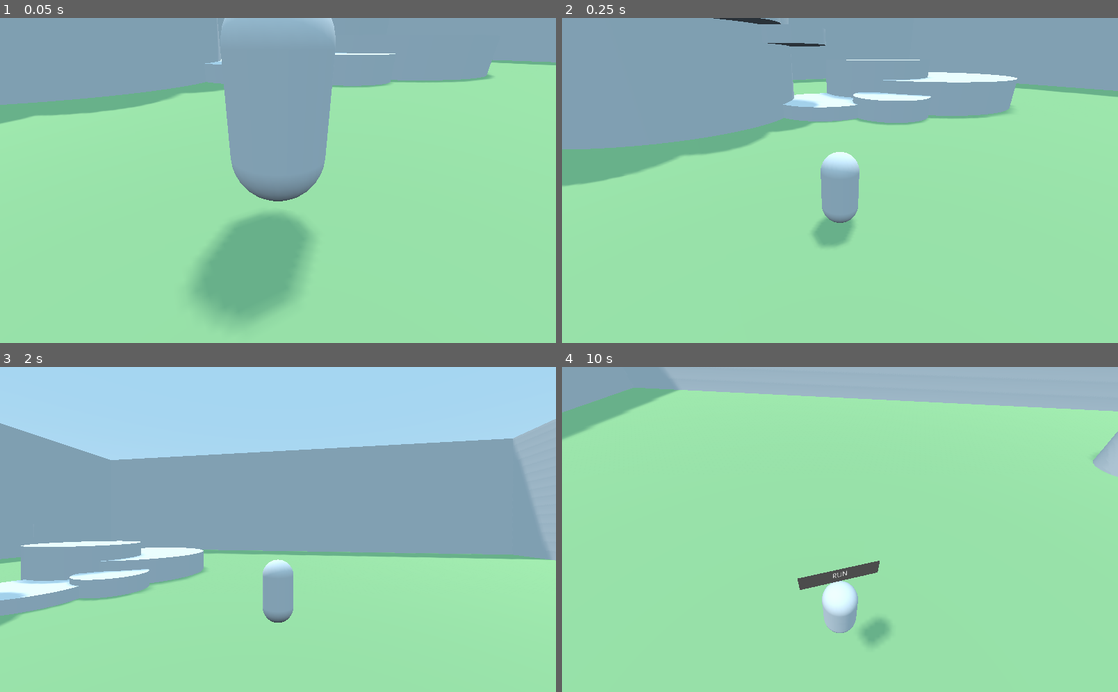
Above: before the commit, frames 1-4 (two rows, left to right).
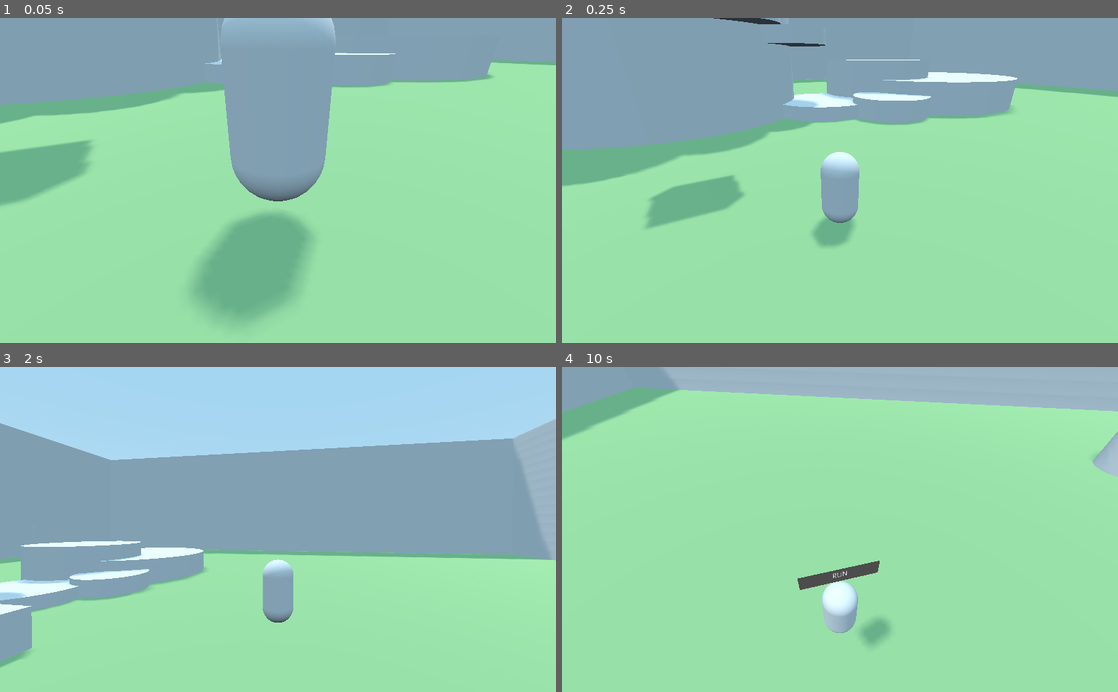
Above: after the commit, the same moments.

Repository: ChewieCB/Alpacolypse
Game: Godot game, scene res://src/tests/Test0_Basic/TestLevel.tscn
Two runs of this game, one before a commit and one after it. Both use one fixed random seed, a clock stepped at 60 frames per second and the inputs below.
Inputs (mouse positions are in pixels of both pictures, inside the frame that each line leads up to):
- Up to frame 1 (0.05 s): no input
- Up to frame 2 (0.25 s): no input
- Up to frame 3 (2 s): move the mouse to (400, 513) at 0.52 s; hold D (p1_move_right) 0.53-1.28 s; hold Space (p1_jump) 0.53-1.28 s; click (400, 513) at 0.67 s; move the mouse to (166, 545) at 1.27 s; hold S (p1_move_backwards) from 1.28 s (still down); tap Shift (p1_charge) at 1.35 s; tap Space (p1_jump) at 1.52, 1.55, 1.82 s
- Up to frame 4 (10 s): move the mouse to (895, 458) at 2.02 s; release S (p1_move_backwards) at 2.03 s; hold D (p1_move_right) 2.03-2.78 s; hold Down (p1_look_down) 2.03-2.78 s; tap Space (p1_jump) at 2.3, 3.02, 3.05, 3.32, 3.77, 3.8, 4.07, 4.52, 4.55, 4.82, 5.3, 6.02, 6.05, 6.32, 7.52, 7.55, 7.82, 8.3, 9.02, 9.05, 9.32, 9.77, 9.8 s; move the mouse to (812, 594) at 2.77 s; hold W (p1_move_forwards) 2.78-3.53 s; tap Left (p1_look_left) at 2.85, 8.85 s; click (812, 594) at 2.92 s; move the mouse to (1006, 578) at 3.52 s; hold Right (p1_look_right) 3.53-4.28 s; hold A (p1_move_left) 3.53-5.03 s; move the mouse to (673, 480) at 4.27 s; tap Up (p1_look_up) at 4.35 s; move the mouse to (867, 529) at 5.02 s; press the mouse at (867, 529) at 5.03 s; hold S (p1_move_backwards) 5.03-5.78 s; move the mouse to (756, 448) at 5.77 s; release the mouse at (756, 448) at 5.78 s; hold D (p1_move_right) 5.78-6.53 s; tap Tab (p1_toggle_aim) at 5.85 s; move the mouse to (962, 513) at 6.52 s; hold W (p1_move_forwards) 6.53-7.28 s; hold Space (p1_jump) 6.53-7.28 s; tap Enter at 7.25 s; move the mouse to (728, 545) at 7.27 s; hold D (p1_move_right) 7.28-8.03 s; tap Shift (p1_charge) at 7.35 s; click (728, 545) at 7.42 s; move the mouse to (895, 458) at 8.02 s; hold S (p1_move_backwards) 8.03-8.78 s; hold Down (p1_look_down) 8.03-8.78 s; move the mouse to (812, 594) at 8.77 s; hold A (p1_move_left) 8.78-9.53 s; move the mouse to (1006, 578) at 9.52 s; hold W (p1_move_forwards) from 9.53 s (still down); hold Right (p1_look_right) from 9.53 s (still down); click (1006, 578) at 9.67 s

The runs differ from the first frame. In frame 1, 2.2% of the frame differs, in the area x 0-17%, y 37-58%; in frame 2, 1.6%; in frame 3, 0.9%; in frame 4, less than 0.1%.

Commit message:
Player Can Now Launch RigidBody Objects By Charging

Diff:
--- a/project.godot
+++ b/project.godot
@@ -135,6 +135,12 @@
  ]
 }
 
+[layer_names]
+
+3d_physics/layer_1="Environment"
+3d_physics/layer_2="Player"
+3d_physics/layer_3="Temp"
+
 [rendering]
 
 environment/default_environment="res://default_env.tres"
--- a/src/characters/Player/Player.tscn
+++ b/src/characters/Player/Player.tscn
@@ -16,6 +16,9 @@
 [sub_resource type="CapsuleShape" id=2]
 radius = 0.5
 
+[sub_resource type="BoxShape" id=6]
+extents = Vector3( 0.607016, 1, 1 )
+
 [sub_resource type="ViewportTexture" id=3]
 viewport_path = NodePath("StateLabel")
 
@@ -32,6 +35,8 @@
 size = Vector2( 2, 0.5 )
 
 [node name="Player" type="KinematicBody"]
+collision_layer = 2
+collision_mask = 7
 script = ExtResource( 1 )
 
 [node name="MeshInstance" type="MeshInstance" parent="."]
@@ -42,6 +47,15 @@
 [node name="CollisionShape" type="CollisionShape" parent="."]
 transform = Transform( 1, 0, 0, 0, -1.62921e-07, -1, 0, 1, -1.62921e-07, 0, 1, 0 )
 shape = SubResource( 2 )
+
+[node name="ChargeHitBox" type="Area" parent="."]
+transform = Transform( 1, 0, 0, 0, 1, 0, 0, 0, 1, 0, 0, -0.941214 )
+collision_layer = 2
+collision_mask = 6
+
+[node name="CollisionShape" type="CollisionShape" parent="ChargeHitBox"]
+transform = Transform( 1, 0, 0, 0, 1, 0, 0, 0, 0.2, 0, 1, 0.539781 )
+shape = SubResource( 6 )
 
 [node name="StateMachine" type="Node" parent="."]
 script = ExtResource( 2 )
@@ -86,4 +100,4 @@
 transform = Transform( 1, 0, 0, 0, 1, 0, 0, 0, 1, 0, 2.67746, 0 )
 mesh = SubResource( 5 )
 material/0 = null
-[connection signal="input_event" from="." to="StateMachine/Move/Charge" method="_on_Player_input_event"]
+[connection signal="body_entered" from="ChargeHitBox" to="StateMachine/Move/Charge" method="_on_ChargeHitBox_body_entered"]
--- a/src/characters/Player/camera/camera_rig.gd
+++ b/src/characters/Player/camera/camera_rig.gd
@@ -11,6 +11,7 @@
 onready var camera_target: Position3D = $SpringArm/CameraTarget
 onready var aim_ray: RayCast = $InterpolatedCamera/AimRay
 onready var aim_target: Sprite3D = $AimTarget
+onready var state_machine: StateMachine = $StateMachine
 
 var player: KinematicBody
 
--- /dev/null
+++ b/src/characters/Player/charge_hitbox.gd
@@ -0,0 +1 @@
+extends Area
--- a/src/characters/Player/states/air.gd
+++ b/src/characters/Player/states/air.gd
@@ -12,11 +12,10 @@
 
 
 func enter(msg: Dictionary = {}):
+	# Store the initial velocity
 	match msg:
 		{"velocity": var v, "jump_impulse": var ji}:
 			_parent.velocity = v + Vector3(0, ji, 0)
-		{"velocity": var v, "charge_jump_impulse": var ji}:
-			_parent.velocity = v + Vector3(ji.x, ji.y, ji.z)
 	# skin.transition_to
 	_parent.enter()
 
--- a/src/characters/Player/states/charge.gd
+++ b/src/characters/Player/states/charge.gd
@@ -7,18 +7,15 @@
 var horizontal_impulse = 25
 var rotation_speed_factor := 6.0
 
+export var charge_inertia = 800
+
 var velocity := Vector3.ZERO
 
 
 func unhandled_input(event: InputEvent):
 	if event.is_action_pressed("p1_jump"):
-		var charge_jump_impulse = Vector3(
-			horizontal_impulse,
-			jump_impulse,
-			horizontal_impulse
-		)
-
-		_state_machine.transition_to("Move/Air", {velocity = velocity, charge_jump_impulse = charge_jump_impulse})
+		# TODO - create a charge jump state instead of trying to handle this in one air state
+		_state_machine.transition_to("Move/Air", {velocity = velocity, jump_impulse = jump_impulse})
 	elif event.is_action_released("p1_charge"):
 		_state_machine.transition_to("Move/Run")
 
@@ -44,6 +41,8 @@
 	# Movement
 	velocity = calculate_velocity(velocity, move_direction, delta)
 	velocity = player.move_and_slide(velocity, Vector3.UP)
+
+	handle_rigid_collisions(charge_inertia)
 
 
 func enter(msg: Dictionary = {}):
@@ -75,6 +74,24 @@
 	return velocity_new
 
 
-func _on_Player_input_event(camera, event, click_position, click_normal, shape_idx):
-	print("")
-	pass # Replace with function body.
+func handle_rigid_collisions(inertia):
+	for index in player.get_slide_count():
+		var collision = player.get_slide_collision(index)
+		if collision.collider is RigidBody:
+			collision.collider.apply_central_impulse(- collision.normal * inertia)
+
+
+func _on_ChargeHitBox_body_entered(body):
+	if body is RigidBody and _state_machine.state == self:
+		# TODO - Don't let the player juggle things indefinitely, check that the
+		# body is on the floor before allowing them to charge it
+		#
+		#
+		# Yeet the body
+		var force_direction = velocity.normalized()
+		var force_impulse = force_direction * 10
+		force_impulse.y += 20
+		body.set_axis_velocity(force_impulse)
+		# Kick the player out of the charge state
+		_state_machine.transition_to("Move/Run")
+		player.camera.state_machine.transition_to("Camera/Default")
--- a/src/characters/Player/states/move.gd
+++ b/src/characters/Player/states/move.gd
@@ -9,6 +9,8 @@
 export var gravity = -80.0
 export var jump_impulse = 25
 export (float, 0.1, 20.0, 0.1) var rotation_speed_factor := 10.0
+
+export (int, 0, 200) var inertia = 0
 
 var velocity := Vector3.ZERO
 
@@ -40,7 +42,9 @@
 
 	# Movement
 	velocity = calculate_velocity(velocity, move_direction, delta)
-	velocity = player.move_and_slide(velocity, Vector3.UP)
+	velocity = player.move_and_slide(velocity, Vector3.UP, false, 4, 0.785398, false)
+
+	handle_rigid_collisions(inertia)
 
 
 func enter(msg: Dictionary = {}):
@@ -68,3 +72,10 @@
 	velocity_new.y = velocity_current.y + gravity * delta
 
 	return velocity_new
+
+
+func handle_rigid_collisions(inertia):
+	for index in player.get_slide_count():
+		var collision = player.get_slide_collision(index)
+		if collision.collider is RigidBody:
+			collision.collider.apply_central_impulse(-collision.normal * inertia)
--- a/src/tests/Test0_Basic/TestLevel.tscn
+++ b/src/tests/Test0_Basic/TestLevel.tscn
@@ -27,6 +27,10 @@
 [sub_resource type="BoxShape" id=5]
 extents = Vector3( 50, 0.5, 50 )
 
+[sub_resource type="CubeMesh" id=22]
+
+[sub_resource type="BoxShape" id=23]
+
 [sub_resource type="CylinderMesh" id=6]
 top_radius = 4.0
 bottom_radius = 4.0
@@ -97,6 +101,7 @@
 [node name="TestLevel" type="Spatial"]
 
 [node name="Floor" type="StaticBody" parent="."]
+collision_mask = 6
 
 [node name="MeshInstance" type="MeshInstance" parent="Floor"]
 mesh = SubResource( 1 )
@@ -107,6 +112,7 @@
 
 [node name="Player" parent="." instance=ExtResource( 1 )]
 transform = Transform( -0.5, 0, -0.866025, 0, 1, 0, 0.866025, 0, -0.5, 0, 1, 0 )
+collision_mask = 5
 
 [node name="DirectionalLight" type="DirectionalLight" parent="."]
 transform = Transform( 0.0848403, -0.960201, 0.266112, 0.291661, 0.279309, 0.914833, -0.952752, -1.95147e-07, 0.30375, 98.5496, 108.405, 0 )
@@ -116,6 +122,20 @@
 [node name="ChargeableBoxes" type="Node" parent="."]
 
 [node name="RigidBody" type="RigidBody" parent="ChargeableBoxes"]
+transform = Transform( 1, 0, 0, 0, 1, 0, 0, 0, 1, 6.48452, 11, 0 )
+collision_layer = 4
+collision_mask = 7
+mass = 500.0
+contact_monitor = true
+linear_damp = 1.0
+angular_damp = 5.0
+
+[node name="MeshInstance" type="MeshInstance" parent="ChargeableBoxes/RigidBody"]
+mesh = SubResource( 22 )
+material/0 = null
+
+[node name="CollisionShape" type="CollisionShape" parent="ChargeableBoxes/RigidBody"]
+shape = SubResource( 23 )
 
 [node name="Cylinders" type="Node" parent="."]
 
Not shown: 1 places in src/characters/Player/Player.tscn that only renumber resources
Not shown: 1 places in src/tests/Test0_Basic/TestLevel.tscn that only renumber resources
